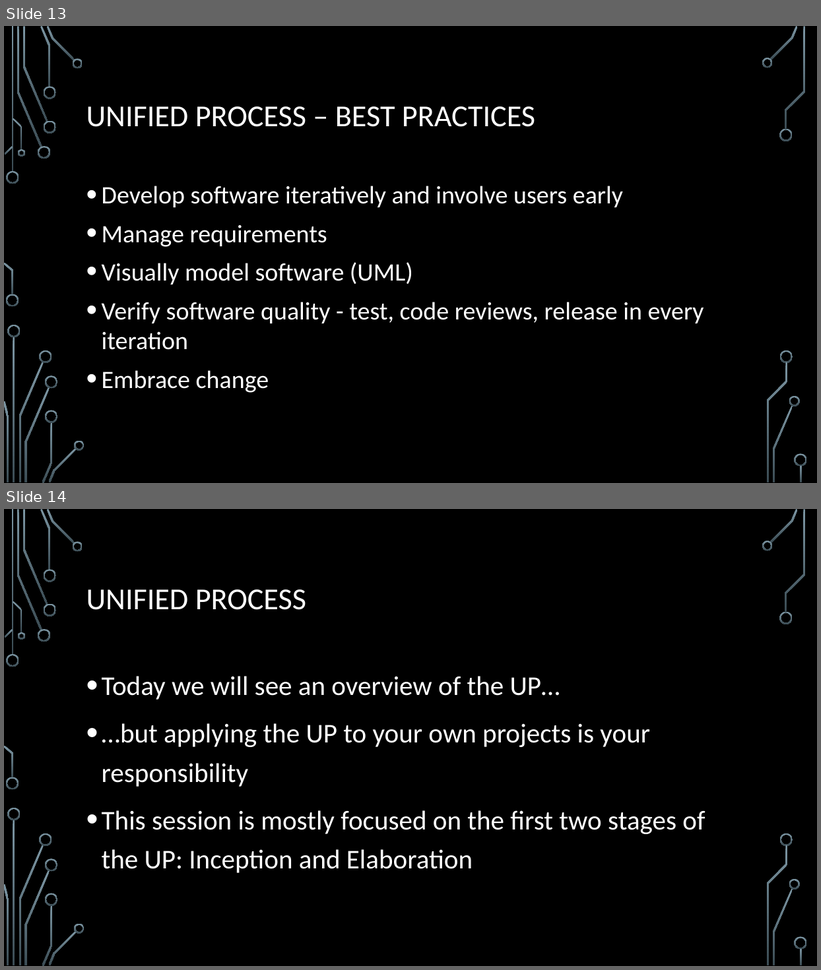
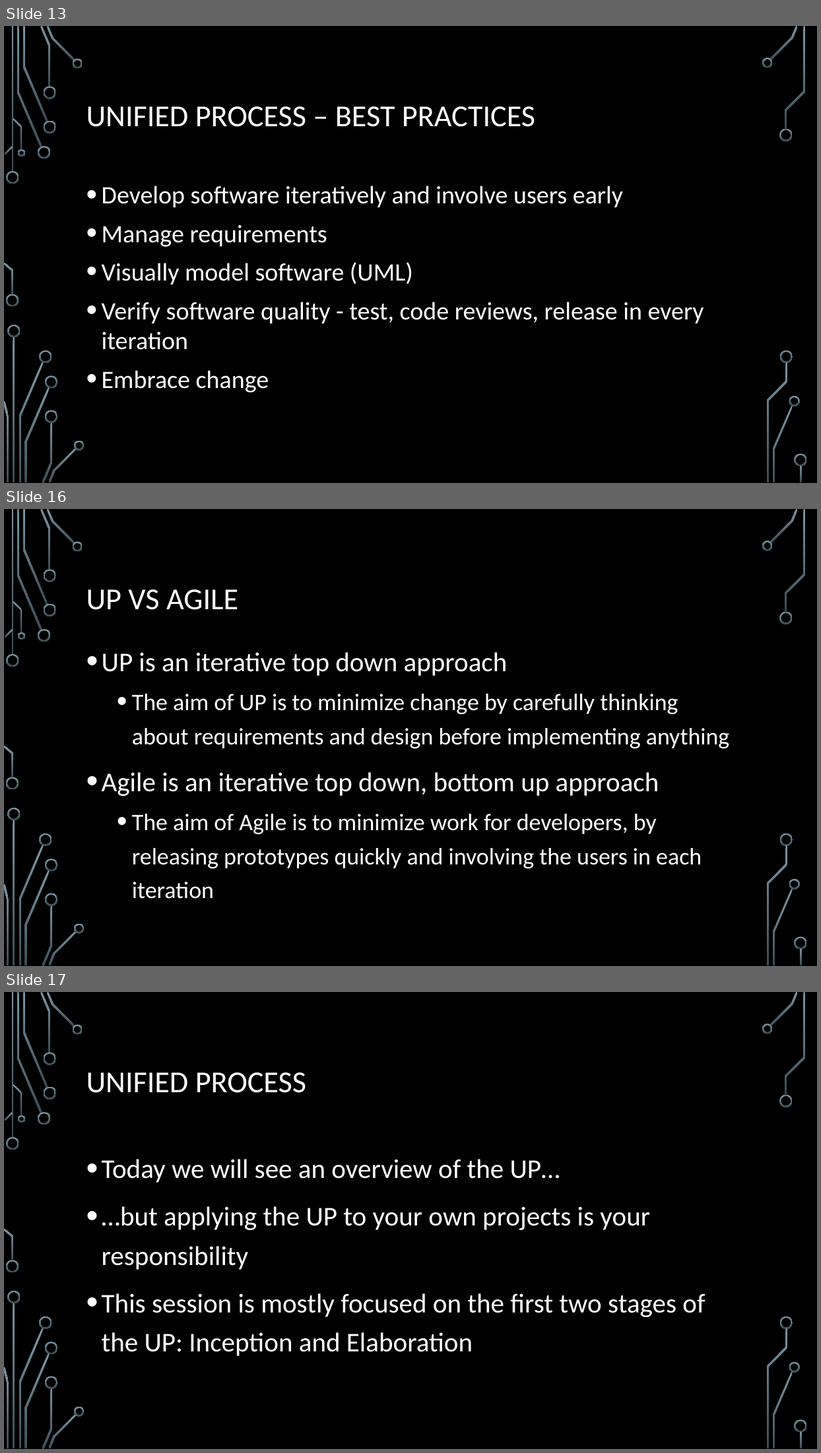
Before and after one commit to egges/mso, a slide deck: slides/Unified Process.pptx. Shown one above the other, each under a label of ours: slides 13 and 14 before the commit, slides 13, 16 and 17 after it; the slides between them are not shown. The pictures are 821x970 and 821x1453 pixels, drawn with LibreOffice and Linux fonts; fonts in the diff are those of the drawing; background and template pictures are left out. Boxes give left, top, right and bottom in pixels: in the first picture for what was removed or moved away, otherwise in the second. Text is boxed around its words. In the diff, an @@ line names an element or a change of style, - is before the commit and + after.

```diff
--- a/slides/Unified Process.pptx
+++ b/slides/Unified Process.pptx
@@ slide 16 added at (x1=4, y1=509, x2=817, y2=966), background picture (left out); not listed: 36 template elements that a slide beside it also shows @@
@@ title added at (x1=86, y1=590, x2=238, y2=610), 36 pt, text #FFFFFF @@
+UP VS AGILE
@@ text added at (x1=102, y1=652, x2=730, y2=899), 28 pt, text #FFFFFF @@
+• UP is an iterative top down approach
+  • The aim of UP is to minimize change by carefully thinking about requirements and design before implementing anything
+• Agile is an iterative top down, bottom up approach
+  • The aim of Agile is to minimize work for developers, by releasing prototypes quickly and involving the users in each iteration
@@ what was slide 14 is now slide 17 @@
```
Also in this commit, not shown: 2 other slides added, 2 other files.
